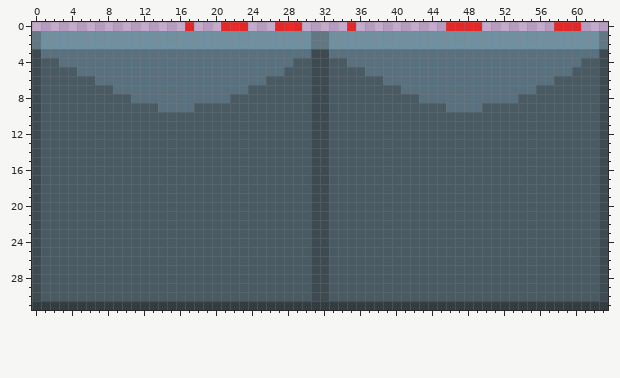
File history of a pixel-art sprite, assets/cabine/cabineBack.png. Above: the version before the commit.
The file is 64x32 pixels. Colours within 5 levels of each other are drawn and written as one.
Once edited:
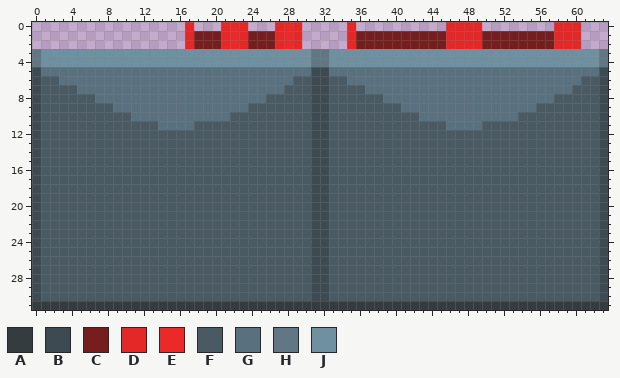
Palette (. is transparent): A #343c40  B #3e4a51  C #761d1d  D #e42828  E #ec2929  F #495a63  G #59717e  H #617884  J #6e90a1
Changes in this commit:
@@ x 0..63 @@
  0 .................D...DED...DED.....D..........DDDD........DDD...
- 1 HJJJJJJJJJJJJJJJJJJJJJJJJJJJJJJHHJJJJJJJJJJJJJJJJJJJJJJJJJJJJJJH
- 2 HJJJJJJJJJJJJJJJJJJJJJJJJJJJJJJHHJJJJJJJJJJJJJJJJJJJJJJJJJJJJJJH
- 3 BGGGGGGGGGGGGGGGGGGGGGGGGGGGGGGBBGGGGGGGGGGGGGGGGGGGGGGGGGGGGGGB
- 4 BFFGGGGGGGGGGGGGGGGGGGGGGGGGGFFBBFFGGGGGGGGGGGGGGGGGGGGGGGGGGFFB
- 5 BFFFFGGGGGGGGGGGGGGGGGGGGGGGFFFBBFFFFGGGGGGGGGGGGGGGGGGGGGGGFFFB
- 6 BFFFFFFGGGGGGGGGGGGGGGGGGGFFFFFBBFFFFFFGGGGGGGGGGGGGGGGGGGFFFFFB
- 7 BFFFFFFFFGGGGGGGGGGGGGGGFFFFFFFBBFFFFFFFFGGGGGGGGGGGGGGGFFFFFFFB
- 8 BFFFFFFFFFFGGGGGGGGGGGFFFFFFFFFBBFFFFFFFFFFGGGGGGGGGGGFFFFFFFFFB
- 9 BFFFFFFFFFFFFFGGGGFFFFFFFFFFFFFBBFFFFFFFFFFFFFGGGGFFFFFFFFFFFFFB
-10 BFFFFFFFFFFFFFFFFFFFFFFFFFFFFFFBBFFFFFFFFFFFFFFFFFFFFFFFFFFFFFFB
-11 BFFFFFFFFFFFFFFFFFFFFFFFFFFFFFFBBFFFFFFFFFFFFFFFFFFFFFFFFFFFFFFB
+ 1 .................DCCCDEDCCCDED.....DCCCCCCCCCCDDDDCCCCCCCCDDD...
+ 2 .................DCCCDEDCCCDED.....DCCCCCCCCCCDDDDCCCCCCCCDDD...
+ 3 HJJJJJJJJJJJJJJJJJJJJJJJJJJJJJJHHJJJJJJJJJJJJJJJJJJJJJJJJJJJJJJH
+ 4 HJJJJJJJJJJJJJJJJJJJJJJJJJJJJJJHHJJJJJJJJJJJJJJJJJJJJJJJJJJJJJJH
+ 5 BGGGGGGGGGGGGGGGGGGGGGGGGGGGGGGBBGGGGGGGGGGGGGGGGGGGGGGGGGGGGGGB
+ 6 BFFGGGGGGGGGGGGGGGGGGGGGGGGGGFFBBFFGGGGGGGGGGGGGGGGGGGGGGGGGGFFB
+ 7 BFFFFGGGGGGGGGGGGGGGGGGGGGGGFFFBBFFFFGGGGGGGGGGGGGGGGGGGGGGGFFFB
+ 8 BFFFFFFGGGGGGGGGGGGGGGGGGGFFFFFBBFFFFFFGGGGGGGGGGGGGGGGGGGFFFFFB
+ 9 BFFFFFFFFGGGGGGGGGGGGGGGFFFFFFFBBFFFFFFFFGGGGGGGGGGGGGGGFFFFFFFB
+10 BFFFFFFFFFFGGGGGGGGGGGFFFFFFFFFBBFFFFFFFFFFGGGGGGGGGGGFFFFFFFFFB
+11 BFFFFFFFFFFFFFGGGGFFFFFFFFFFFFFBBFFFFFFFFFFFFFGGGGFFFFFFFFFFFFFB
 12 BFFFFFFFFFFFFFFFFFFFFFFFFFFFFFFBBFFFFFFFFFFFFFFFFFFFFFFFFFFFFFFB
Where, in picture pixels (left, top, right, bottom), the same in both pictures:
changed: (32, 31, 608, 130)
